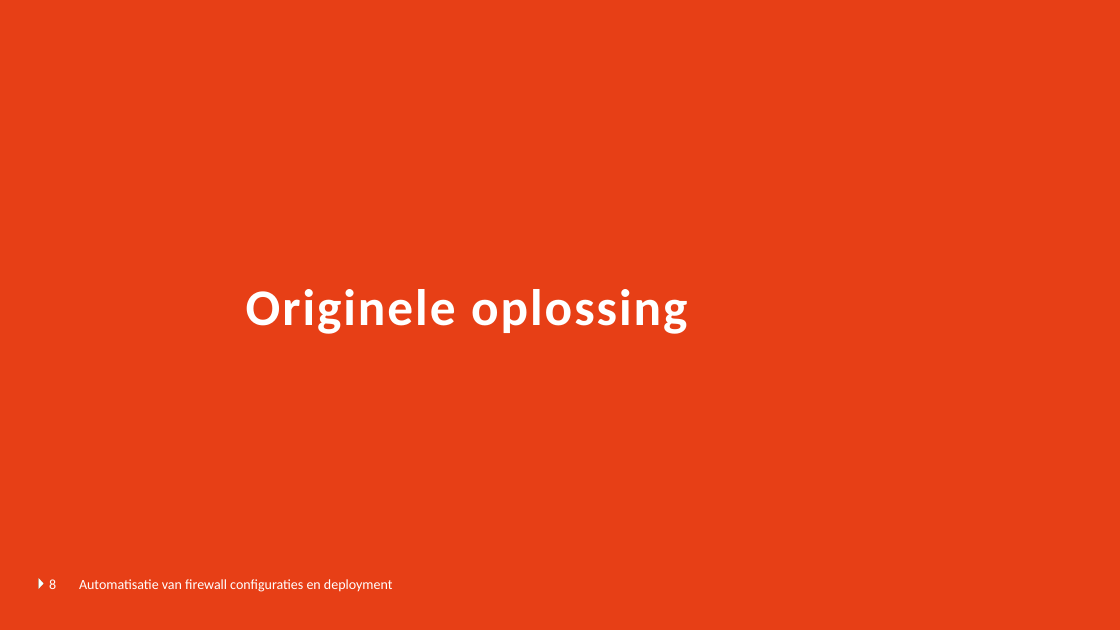
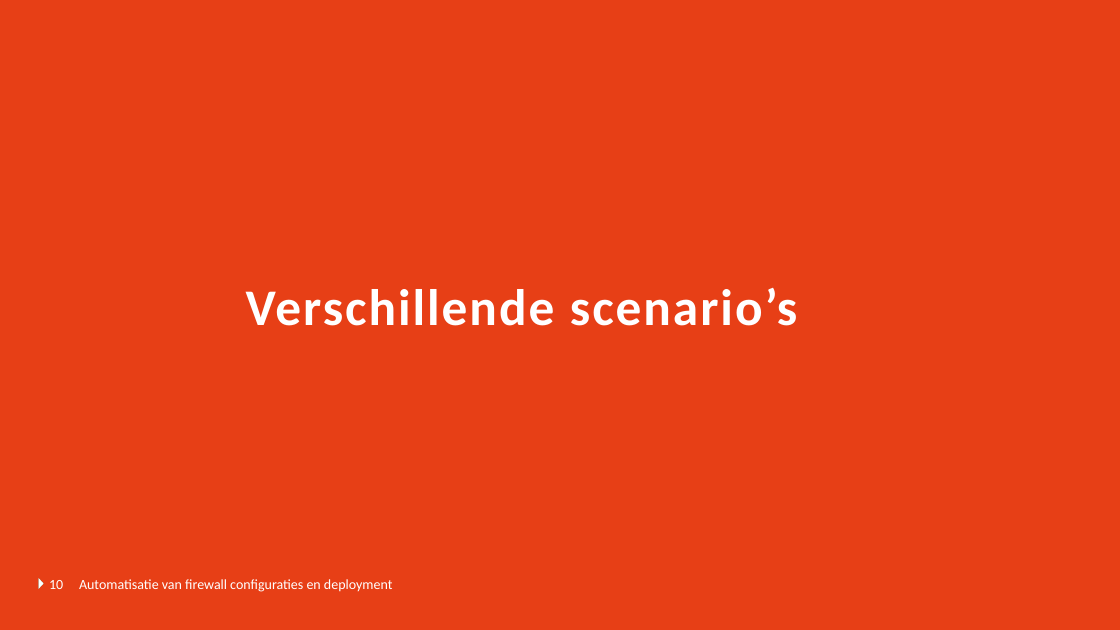
Before and after one commit to GerritVanMol/FirewallDeploymentPlatform, a slide deck: slide 10 of Documents/BachelorProef_VanMol_Gerrit_Verdediging.pptx (slide 8 before the commit). Drawn at 1120x630 pixels with LibreOffice and Linux fonts; fonts in the diff are those of the drawing; background and template pictures are left out. Boxes give left, top, right and bottom in pixels: in the first picture for what was removed or moved away, otherwise in the second. Text is boxed around its words. In the diff, an @@ line names an element or a change of style, - is before the commit and + after.

```diff
--- a/Documents/BachelorProef_VanMol_Gerrit_Verdediging.pptx
+++ b/Documents/BachelorProef_VanMol_Gerrit_Verdediging.pptx
@@ title at bbox=[246, 288, 797, 326]: text changed @@
-Originele oplossing
+Verschillende scenario’s
@@ page number at bbox=[49, 580, 63, 589]: text changed @@
-8
+10
```
Also in this commit, not shown: 11 other slides changed, 3 slides added, 4 other files.
